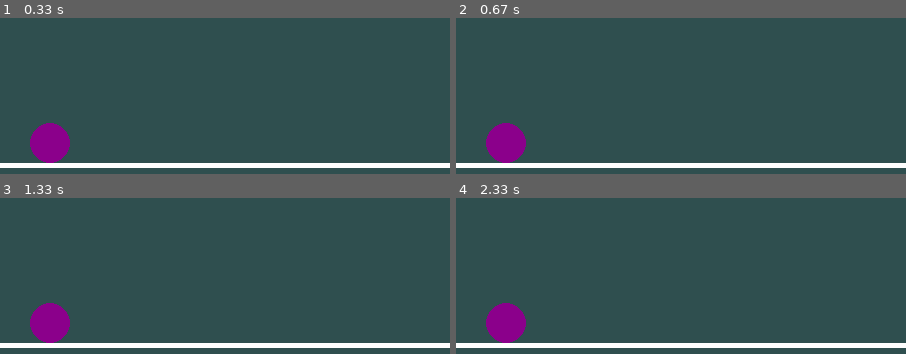
Above: before the commit, frames 1-4 (two rows, left to right).
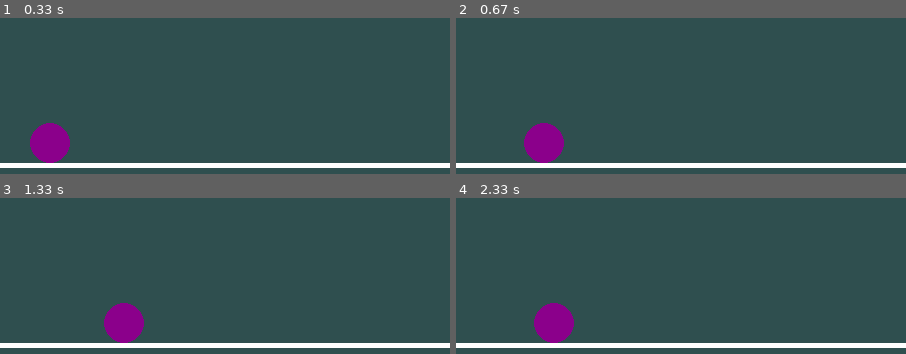
Above: after the commit, the same moments.

Repository: Al3x1sCS/PyGameTests
Game: pygame game, started from PyGameTests.py
Same seed, same stepped clock (60 frames per second), same inputs: the game is played once before the commit and once after it.
Inputs:
- Up to frame 1 (0.33 s): no input
- Up to frame 2 (0.67 s): hold D from 0.33 s (still down)
- Up to frame 3 (1.33 s): release D at 0.8 s; hold W 0.83-1.13 s; hold D from 1.17 s (still down)
- Up to frame 4 (2.33 s): release D at 1.63 s; hold A 1.67-2.2 s; hold S from 2.23 s (still down)

Frame 1 is identical in both runs. In frame 2, 3.5% of the frame differs, in the area x 6-24%, y 67-93%; in frame 3, 3.5%, in the area x 6-32%, y 67-93%; in frame 4, 3.5%.

Commit message:
Feat: Adicionando Movimontos. Foi adicionado condicionais de movimento A, W, S, D.

Diff:
--- a/PyGameTests.py
+++ b/PyGameTests.py
@@ -33,6 +33,7 @@
 player_y = 200
 running = True
 y_change = 0
+x_change = 0
 gravity = 1
 
 # Mark: Loop Principal
@@ -46,10 +47,32 @@
     for event in pygame.event.get():
         if event.type == QUIT:
             running = False
+        #Teclas A, W, S, D
         if event.type == pygame.KEYDOWN:
-            if event.key == pygame.K_SPACE and y_change == 0:
-                y_change = 18
+            if event.key == pygame.K_w and y_change == 0:
+                y_change = 14
+            if event.key == pygame.K_d:
+                x_change = 2
+            if event.key == pygame.K_a:
+                x_change = -2
+            if event.key == pygame.K_s:
+                x_change = 0
+        if event.type == pygame.KEYUP:
+            if event.key == pygame.K_d:
+                x_change = 0
+            if event.key == pygame.K_a:
+                x_change = 0
+            if event.key == pygame.K_s:
+                x_change = 0
 
+    # X
+    if 0 <= player_x <= 430:
+        player_x += x_change
+    if player_x < 0:
+        player_x = 0
+    if player_x > 430:
+        player_x = 430
+    # Y
     if y_change > 0 or player_y < 200:
         player_y -= y_change
         y_change -= gravity
@@ -59,4 +82,5 @@
         y_change = 0
 
     pygame.display.flip()
+
 pygame.quit()
